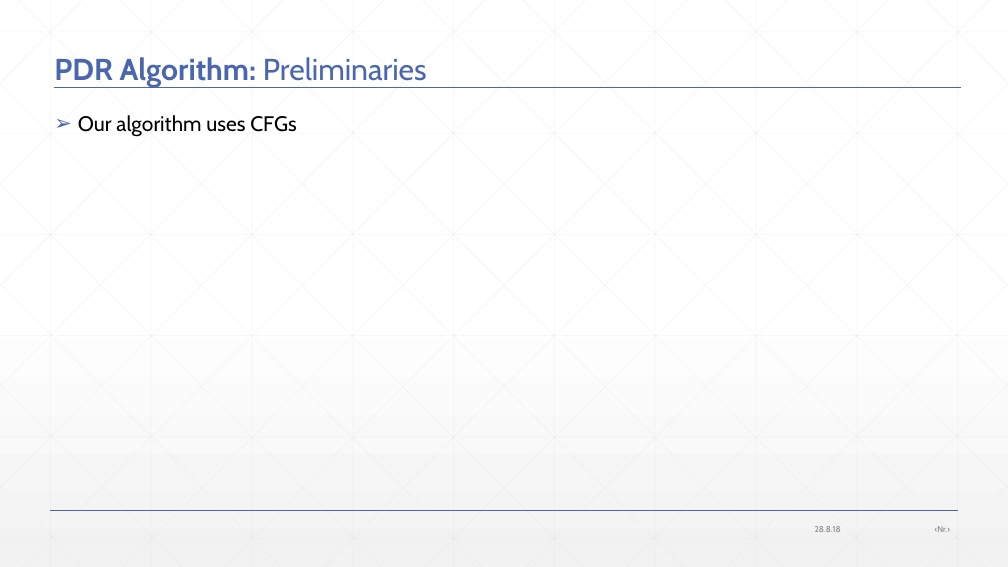
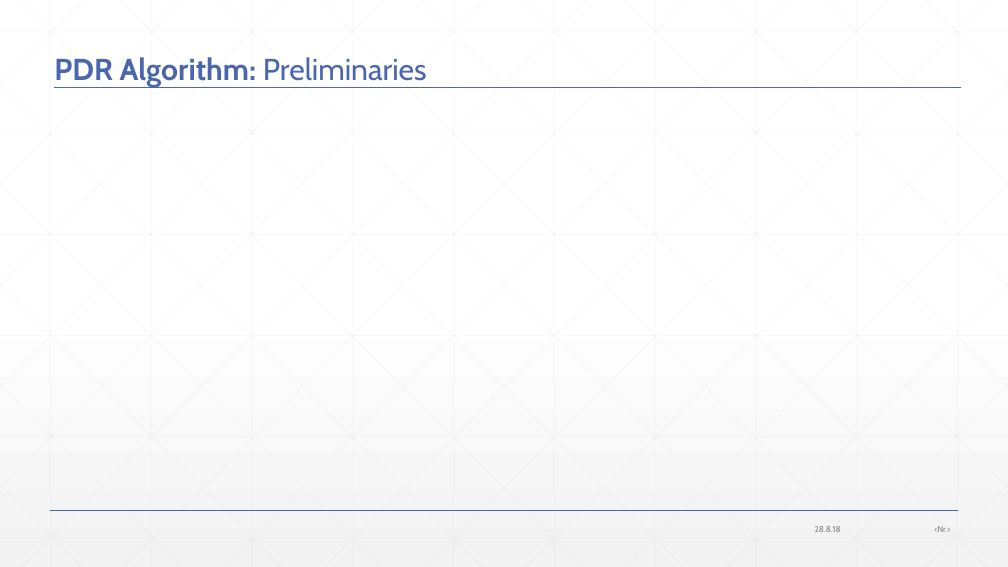
Before and after one commit to JonasWerner/BachelorThesis, a slide deck: slide 8 of Presentation/pdr_presentation_v2.pptx. Drawn at 1008x567 pixels with LibreOffice and Linux fonts; fonts in the diff are those of the drawing; grey boxes stand for pictures. Boxes give left, top, right and bottom in pixels: in the first picture for what was removed or moved away, otherwise in the second. Text is boxed around its words. In the diff, an @@ line names an element or a change of style, - is before the commit and + after.

```diff
--- a/Presentation/pdr_presentation_v2.pptx
+++ b/Presentation/pdr_presentation_v2.pptx
@@ text removed at <box>78,115,297,137</box> @@
-➢ Our algorithm uses CFGs
```
Also in this commit, not shown: 45 other slides changed, 3 slides added, 1 slide removed, 1 other file.
